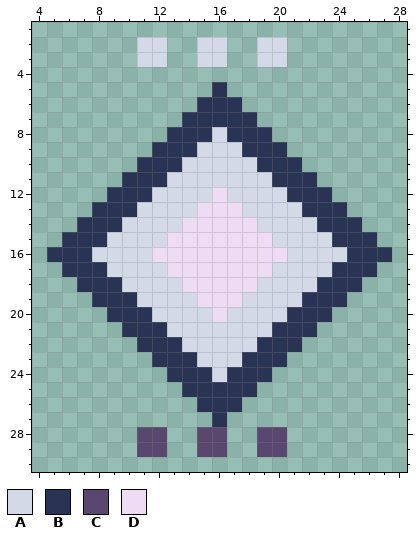
A pixel-art file gets an edit: game/assets/source/original_procedural/rarity_mystic.aseprite. The picture above was drawn from the file before the commit.
32x32 pixels, 1 frame. Shown: x 4..28, y 1..30.
Palette (. is transparent): A #d4d9e8  B #293354  C #59476f  D #eedcf4
Pixels before, first column x 5:
 2 ......AA..AA..AA.......
 3 ......AA..AA..AA.......
 4 .......................
 5 ...........B...........
 6 ..........BBB..........
 7 .........BBBBB.........
 8 ........BBBABBB........
 9 .......BBBAAABBB.......
10 ......BBBAAAAABBB......
11 .....BBBAAAAAAABBB.....
12 ....BBBAAAADAAAABBB....
13 ...BBBAAAADDDAAAABBB...
14 ..BBBAAAADDDDDAAAABBB..
15 .BBBAAAADDDDDDDAAAABBB.
16 BBBAAAADDDDDDDDDAAAABBB
17 .BBBAAAADDDDDDDAAAABBB.
18 ..BBBAAAADDDDDAAAABBB..
19 ...BBBAAAADDDAAAABBB...
20 ....BBBAAAADAAAABBB....
21 .....BBBAAAAAAABBB.....
22 ......BBBAAAAABBB......
23 .......BBBAAABBB.......
24 ........BBBABBB........
25 .........BBBBB.........
26 ..........BBB..........
27 ...........B...........
28 ......CC..CC..CC.......
29 ......CC..CC..CC.......
New version:
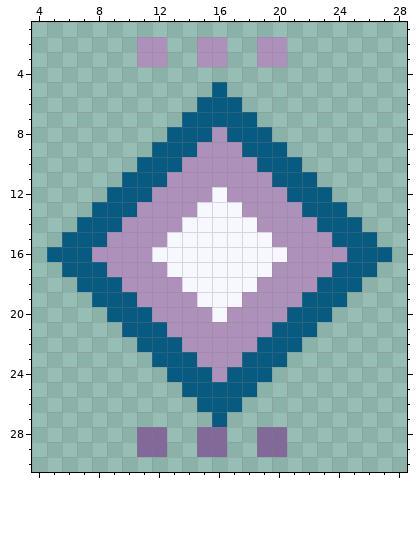
Edits made:
colour A: #d4d9e8 -> #ad91bb
colour B: #293354 -> #075a80
colour C: #59476f -> #826999
colour D: #eedcf4 -> #f6f7ff
